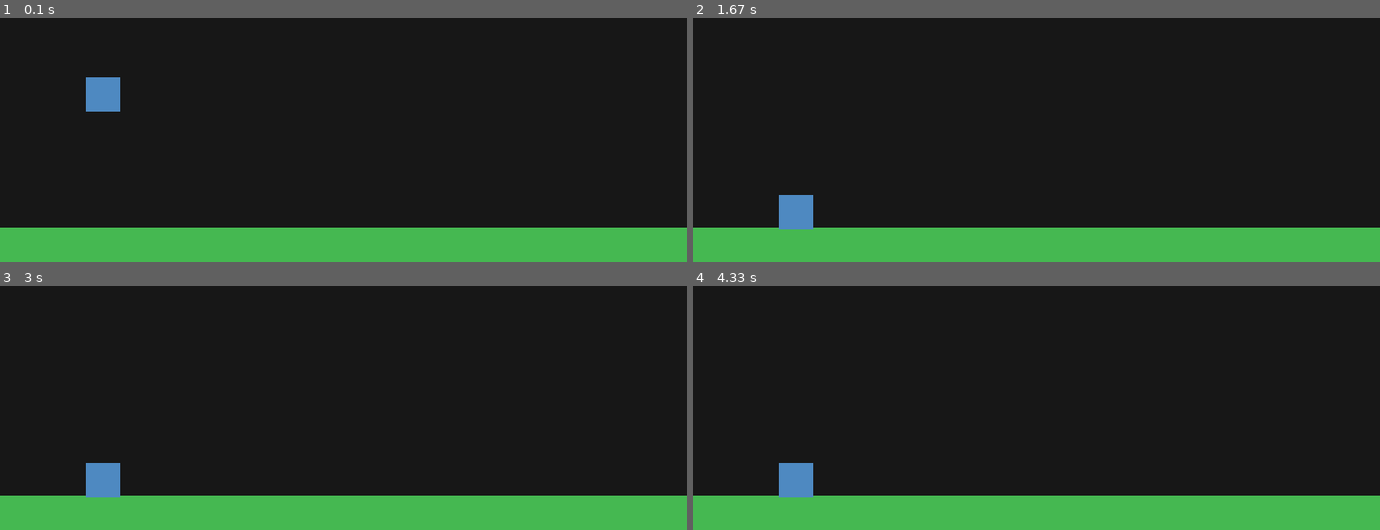
Above: before the commit, frames 1-4 (two rows, left to right).
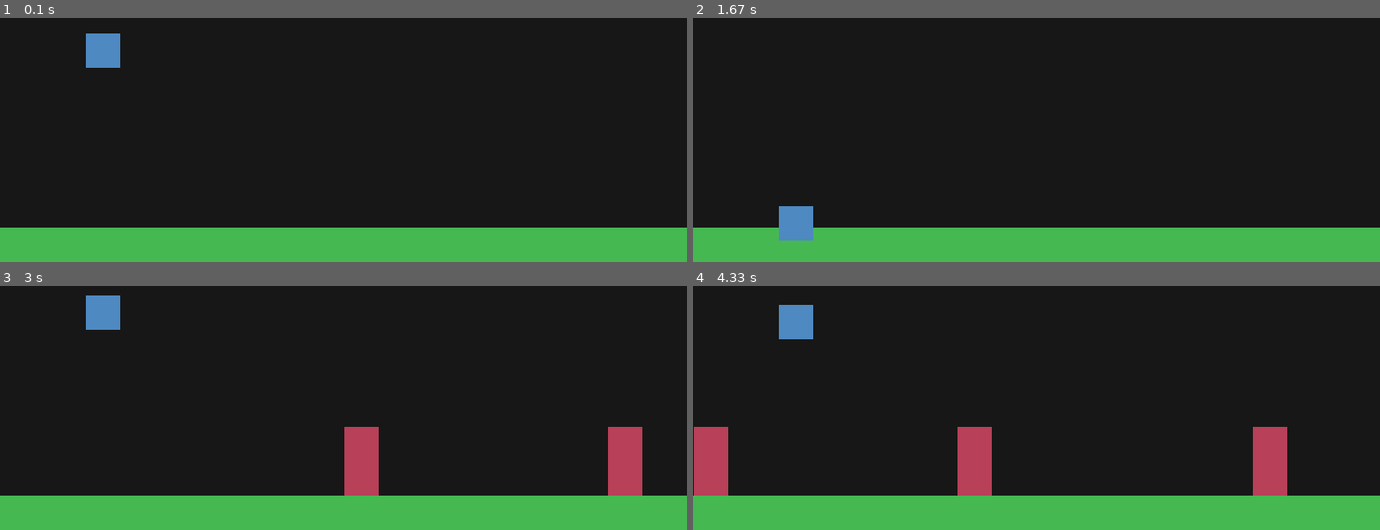
Above: after the commit, the same moments.

Repository: Obejuelo/py-game
Game: pygame game, started from main.py
Two runs of this game, one before a commit and one after it. Both use one fixed random seed, a clock stepped at 60 frames per second and the inputs below.
Inputs:
- Up to frame 1 (0.1 s): no input
- Up to frame 2 (1.67 s): tap Space at 0.33, 0.73, 1.03, 1.23, 1.57 s
- Up to frame 3 (3 s): tap Space at 1.87, 2.07, 2.37, 2.63, 2.97 s
- Up to frame 4 (4.33 s): tap Space at 3.27, 3.4, 3.8, 4.1 s

The runs differ from the first frame. In frame 1, 1.4% of the frame differs, in the area x 12-18%, y 6-39%; in frame 2, 0.5%; in frame 3, 4.2%; in frame 4, 5.6%, in the area x 0-87%, y 7-87%.

Commit message:
obstacles and fps

Diff:
--- a/Game/config.py
+++ b/Game/config.py
@@ -1,7 +1,12 @@
 WIDTH = 800
 HEIGHT = 400
+FPS = 60
+
 TITLE = 'My game'
+
 DARK = (23, 23, 23)
 GREEN = (69, 184, 81)
 BLUE = (78, 137, 193)
+RED = (184, 64, 88)
+
 PLAYER_GRAV = 1.2
--- a/Game/game.py
+++ b/Game/game.py
@@ -1,9 +1,11 @@
 import pygame
 import sys
 from .config import *
+import random
 
 from .platform import Platform
 from .player import Player
+from .wall import Wall
 
 class Game:
 
@@ -15,6 +17,8 @@
         pygame.display.set_caption(TITLE)
 
         self.running = True
+
+        self.clock = pygame.time.Clock()
 
     def start(self):
         self.new()
@@ -29,11 +33,27 @@
 
         # Generate sprites group
         self.sprites = pygame.sprite.Group()
+        self.walls = pygame.sprite.Group()
+
         self.sprites.add(self.platform)
         self.sprites.add(self.player)
 
+        self.generate_walls()
+
+    def generate_walls(self):
+        last_position = WIDTH + 100
+        if not len(self.walls) > 0:
+            for w in range(0, 10):
+                left = random.randrange(last_position + 200, last_position + 400)
+                wall = Wall(left, self.platform.rect.top)
+
+                last_position = wall.rect.right
+                self.sprites.add(wall)
+                self.walls.add(wall)
+
     def run(self):
         while self.running:
+            self.clock.tick(FPS)
             self.events()
             self.draw()
             self.update()
@@ -44,6 +64,10 @@
                 self.running = False
                 pygame.quit()
                 sys.exit()
+        key = pygame.key.get_pressed()
+
+        if key[pygame.K_SPACE]:
+            self.player.jump()
 
     def draw(self):
         self.surface.fill(DARK)
--- a/Game/player.py
+++ b/Game/player.py
@@ -16,15 +16,23 @@
         self.pos_y = self.rect.bottom
         self.vel_y = 0
 
+        self.can_jump = False
+
+    def jump(self):
+        if self.can_jump:
+            self.vel_y = -23
+            self.can_jump = False
+
     def validate_platform(self, platform):
         result = pygame.sprite.collide_rect(self, platform)
         if result:
             self.vel_y = 0
             self.pos_y = platform.rect.top
+            self.can_jump = True
 
     def update_pos(self):
         self.vel_y += PLAYER_GRAV
-        self.pos_y += self.vel_y + 1 * PLAYER_GRAV
+        self.pos_y += self.vel_y + 0.5 * PLAYER_GRAV
 
     def update(self):
         self.update_pos()
--- /dev/null
+++ b/Game/wall.py
@@ -0,0 +1,17 @@
+import pygame
+from.config import *
+
+class Wall(pygame.sprite.Sprite):
+
+    def __init__(self, left, bottom):
+        pygame.sprite.Sprite.__init__(self)
+
+        self.image = pygame.Surface((40, 80))
+        self.image.fill(RED)
+
+        self.rect = self.image.get_rect()
+        self.rect.left = left
+        self.rect.bottom = bottom
+
+    def update(self, *args):
+        self.rect.left -= 5
